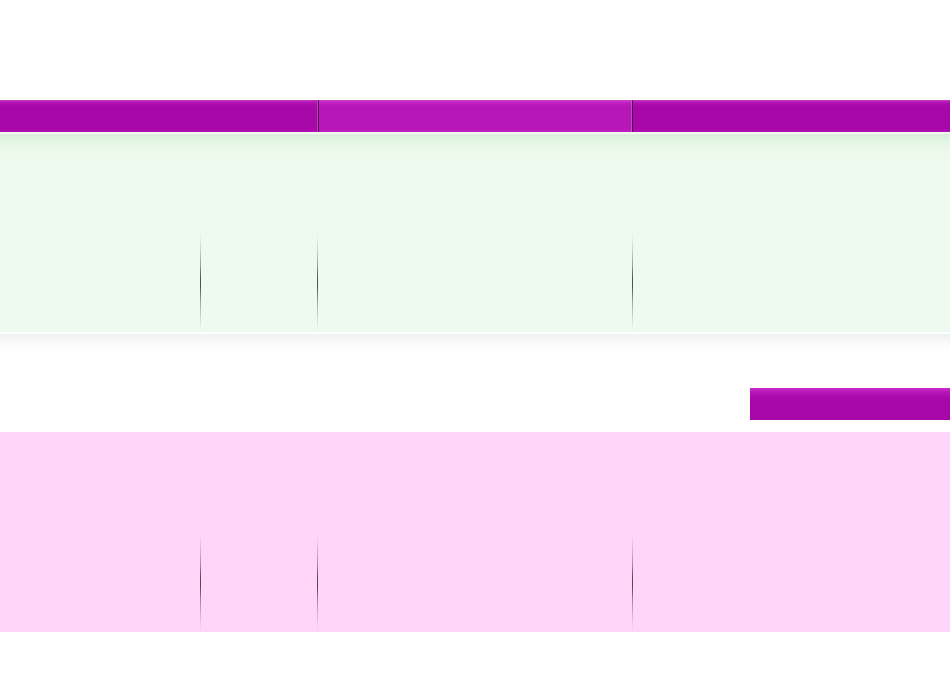
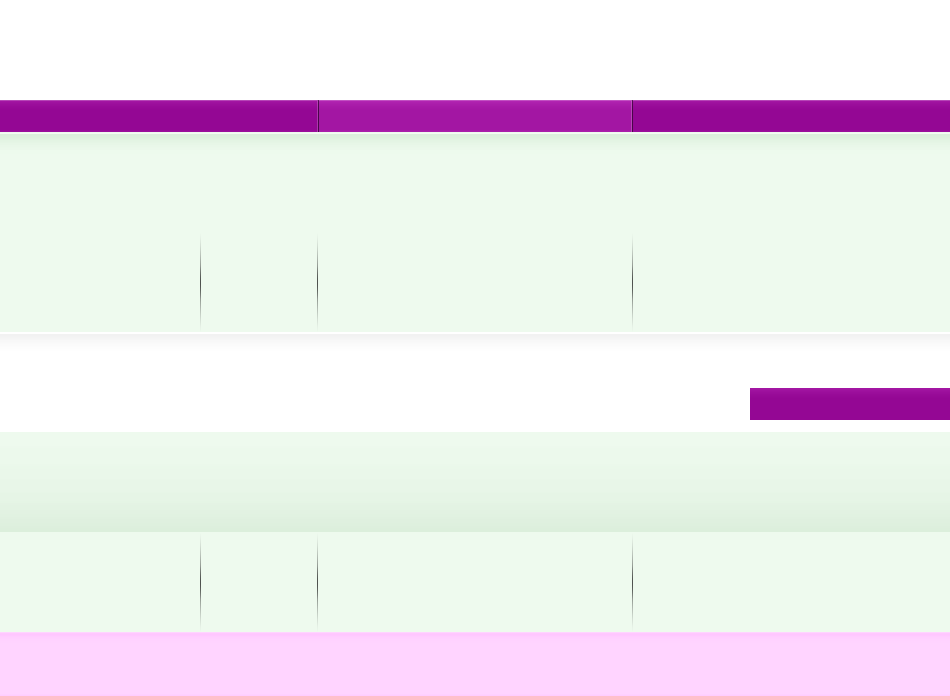
Layer changes from the first w=950, h=696 image to the second:
painted on "navbar" over [0, 100, 950, 132]
painted on "widget header" over [750, 388, 950, 420]
painted on "footer widgets" over [0, 432, 950, 532]
painted on "footer boxes" over [0, 532, 950, 632]
painted on "footer" over [0, 632, 950, 696]
